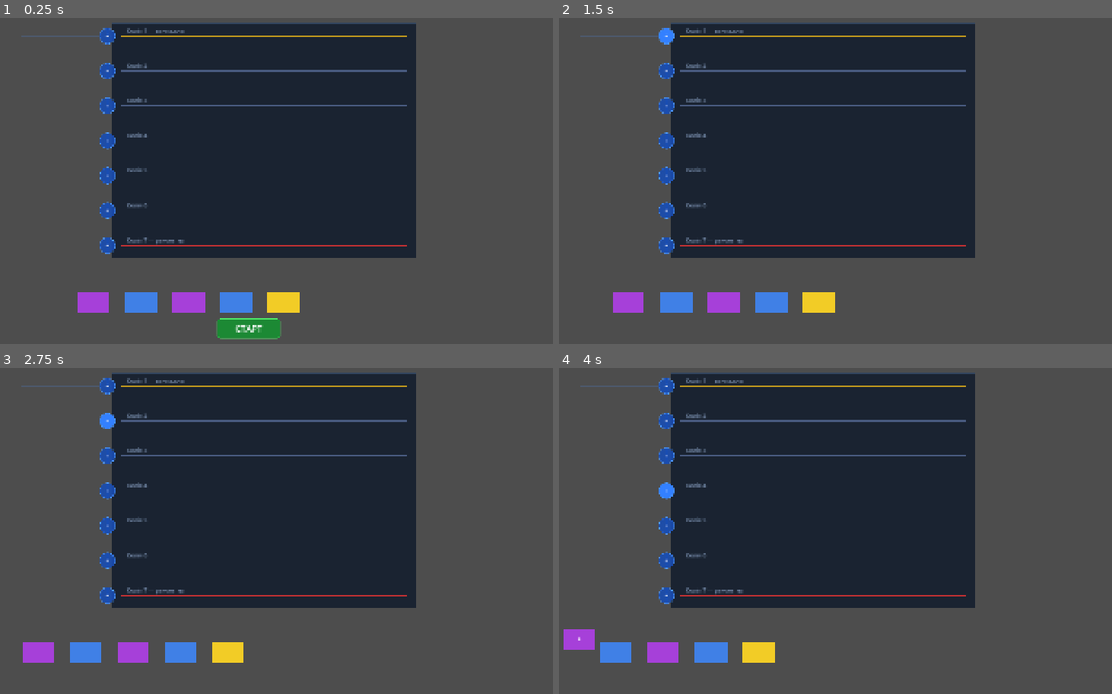
Above: before the commit, frames 1-4 (two rows, left to right).
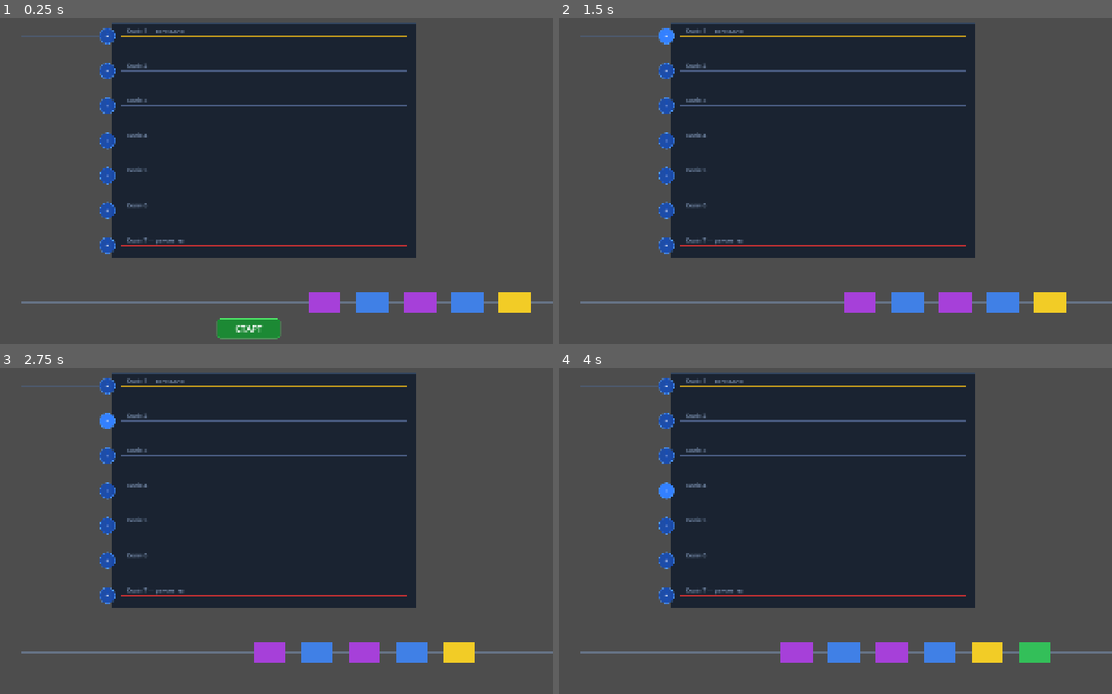
Above: after the commit, the same moments.

Repository: Fenimors99/shunting-game
Game: Godot game, scene res://scenes/GameScreen.tscn
The game is run twice, just before and just after one commit, with the same random seed, the same clock (stepped at 60 frames per second) and the same inputs.
Inputs:
- Up to frame 1 (0.25 s): no input
- Up to frame 2 (1.5 s): click "СТАРТ" at 0.5 s; click "+" at 1.25 s
- Up to frame 3 (2.75 s): click "+" at 2 s
- Up to frame 4 (4 s): click "+" at 2.75 s; click "+" at 3.5 s

The runs differ from the first frame. In frame 1, 4.0% of the frame differs, in the area x 3-100%, y 84-91%; in frame 2, 4.0%; in frame 3, 3.8%; in frame 4, 4.3%, in the area x 0-100%, y 80-91%.

Commit message:
Add queue rail line, wagon shadow blink effect, fix draw order

Diff:
--- a/scenes/GameScreen.tscn
+++ b/scenes/GameScreen.tscn
@@ -7,9 +7,9 @@
 [node name="GameScreen" type="Node2D" unique_id=184605156]
 script = ExtResource("1_gj13t")
 
+[node name="Station" type="Node2D" parent="." unique_id=349112496]
+script = ExtResource("3_osnef")
+
 [node name="Queue" type="Node2D" parent="." unique_id=975231881]
 position = Vector2(0, 0)
 script = ExtResource("1_o75v1")
-
-[node name="Station" type="Node2D" parent="." unique_id=349112496]
-script = ExtResource("3_osnef")
--- a/scenes/Wagon.tscn
+++ b/scenes/Wagon.tscn
@@ -7,6 +7,14 @@
 
 [node name="Wagon" type="Area2D"]
 script = ExtResource("1_wagon")
+
+[node name="Shadow" type="ColorRect" parent="."]
+offset_left = -60.0
+offset_top = -41.0
+offset_right = 60.0
+offset_bottom = 41.0
+color = Color(0.9, 0.15, 0.15, 0.85)
+visible = false
 
 [node name="Body" type="ColorRect" parent="."]
 offset_left = -50.0
--- a/scripts/Layout.gd
+++ b/scripts/Layout.gd
@@ -12,5 +12,8 @@
 const TRACK_SPACING := 110.0
 const TRACK_COUNT   := 7
 
+# Початкова X-позиція першого (переднього) вагона черги
+const QUEUE_START_X := 1200.0
+
 static func get_track_y(track_index: int) -> float:
 	return TRACK_TOP + (track_index - 1) * TRACK_SPACING
--- a/scripts/Queue.gd
+++ b/scripts/Queue.gd
@@ -23,7 +23,7 @@
 func _ready() -> void:
 	# Початкові 5 вагонів — стоять, чекають на "Старт"
 	for i in 5:
-		_spawn_wagon(i)
+		_spawn_wagon()
 
 func start() -> void:
 	_running = true
@@ -78,13 +78,18 @@
 		_do_spawn()
 
 func _do_spawn() -> void:
-	_spawn_wagon(_wagons.size())
+	_spawn_wagon()
 
-func _spawn_wagon(index: int) -> void:
+func _spawn_wagon() -> void:
 	var w: Wagon = WAGON_SCENE.instantiate()
 	w.wagon_color = _COLORS[randi() % _COLORS.size()]
-	# Позиція: правіше від останнього вагона
-	w.position = Vector2(Layout.JUNCTION_X + (index + 1) * WAGON_GAP + 80.0, 0.0)
+	# Перший вагон — на QUEUE_START_X, кожен наступний — правіше від останнього
+	var spawn_x: float
+	if _wagons.is_empty():
+		spawn_x = Layout.QUEUE_START_X
+	else:
+		spawn_x = _wagons.back().position.x + WAGON_GAP
+	w.position = Vector2(spawn_x, 0.0)
 	w.tapped.connect(_on_wagon_tapped)
 	add_child(w)
 	_wagons.append(w)
--- a/scripts/Station.gd
+++ b/scripts/Station.gd
@@ -51,7 +51,11 @@
 		)
 
 func _draw_junction_line() -> void:
+	# Рейка черги — горизонтальна лінія де їдуть вагони
+	draw_line(Vector2(1920.0, Layout.QUEUE_Y), Vector2(Layout.JUNCTION_X, Layout.QUEUE_Y), Color(0.5, 0.6, 0.75, 0.5), 3.0)
+	# Вертикальна лінія — з'єднує чергу зі станцією
 	draw_line(Vector2(Layout.JUNCTION_X, Layout.QUEUE_Y), Vector2(Layout.JUNCTION_X, Layout.TRACK_TOP), COLOR_BORDER, 1.5)
+	# Горизонтальна лінія до входу в станцію
 	draw_line(Vector2(Layout.JUNCTION_X, Layout.TRACK_TOP), Vector2(Layout.STATION_LEFT - 30, Layout.TRACK_TOP), COLOR_BORDER, 1.5)
 
 # --- Кнопки входу (сині кружечки "+") ---
--- a/scripts/Wagon.gd
+++ b/scripts/Wagon.gd
@@ -18,6 +18,7 @@
 var state: State = State.IDLE
 var assigned_track: int = -1
 
+@onready var _shadow: ColorRect = $Shadow
 @onready var _body: ColorRect = $Body
 @onready var _label: Label = $Label
 @onready var _blink_timer: Timer = $BlinkTimer
@@ -55,7 +56,7 @@
 
 func stop_blocking() -> void:
 	_blink_timer.stop()
-	_body.visible = true
+	_shadow.visible = false
 	state = State.IDLE
 	_refresh()
 
@@ -68,22 +69,23 @@
 		tapped.emit(self)
 
 func _on_blink_timeout() -> void:
-	_body.visible = !_body.visible
+	_shadow.visible = !_shadow.visible
 
 func _refresh() -> void:
-	_body.visible = true
 	_body.color = WAGON_COLORS.get(wagon_color, Color.GRAY)
 	match state:
 		State.IDLE:
 			_body.modulate = Color.WHITE
+			_shadow.visible = false
 			_label.text = ""
 		State.SELECTED:
 			_body.modulate = Color(1.4, 1.4, 0.5)
+			_shadow.visible = false
 			_label.text = ""
 		State.ASSIGNED:
 			_body.modulate = Color.WHITE
+			_shadow.visible = false
 			_label.text = str(assigned_track)
 		State.BLOCKED:
 			_body.modulate = Color.WHITE
-			_body.color = Color(0.9, 0.15, 0.15)
 			_label.text = "!"
